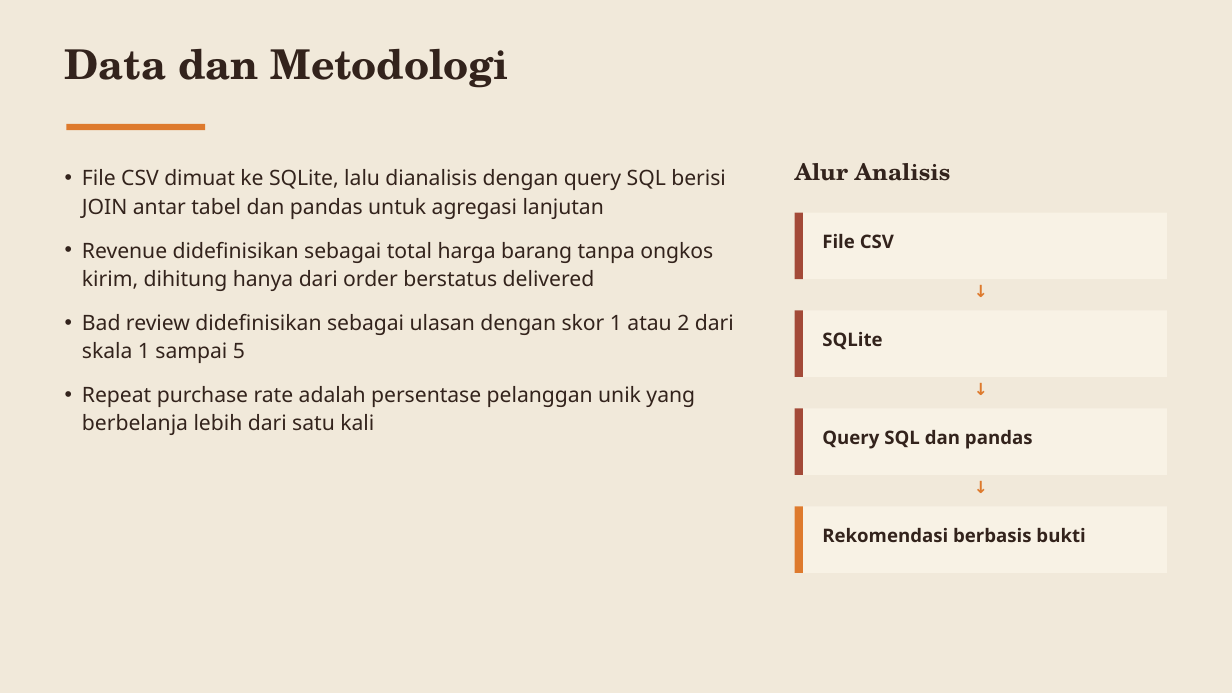
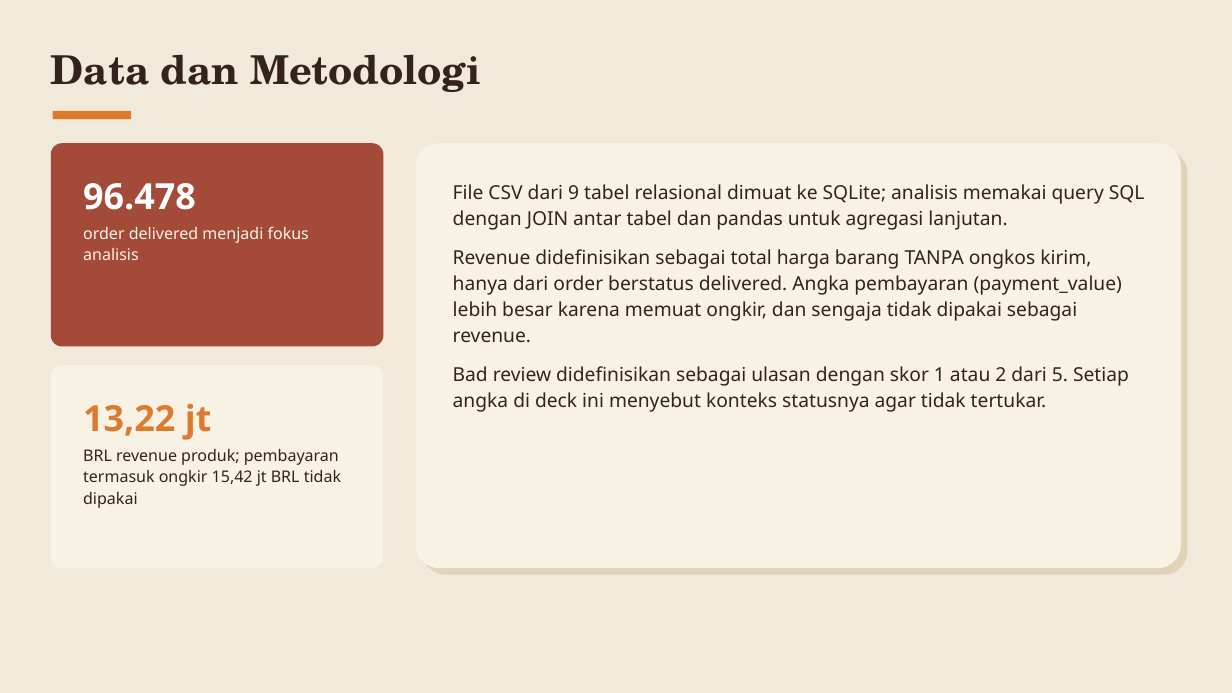
Before and after one commit to baghizash/olist-brazilian-ecommerce-analysis, a slide deck: slide 3 of Portofolio-Analisis-Ecommerce-Olist.pptx. Drawn at 1232x693 pixels with LibreOffice and Linux fonts; fonts in the diff are those of the drawing. Boxes give left, top, right and bottom in pixels: in the first picture for what was removed or moved away, otherwise in the second. Text is boxed around its words. In the diff, an @@ line names an element or a change of style, - is before the commit and + after.

```diff
--- a/Portofolio-Analisis-Ecommerce-Olist.pptx
+++ b/Portofolio-Analisis-Ecommerce-Olist.pptx
@@ text "Data dan Metodologi": place and size @@
-text "Data dan Metodologi" at bbox=[65, 48, 509, 88]
+text "Data dan Metodologi" at bbox=[51, 54, 481, 92]
@@ text "Data dan Metodologi" at bbox=[51, 54, 481, 92]: size 32 to 31 pt; line spacing 1 to 1.13; less space between paragraphs @@
@@ rounded rectangle: place and size @@
-rounded rectangle at bbox=[67, 124, 205, 130]
+rounded rectangle at bbox=[53, 111, 131, 119]
@@ rounded rectangle at bbox=[53, 111, 131, 119]: rectangle to rounded rectangle @@
@@ rounded rectangle added at bbox=[51, 143, 384, 347], fill #A34A38 @@
@@ rounded rectangle added at bbox=[416, 143, 1181, 568], fill #F8F2E5 @@
@@ rounded rectangle added at bbox=[422, 150, 1188, 575], fill #E2D2B8 @@
@@ text at bbox=[83, 183, 309, 260]: text changed; size 18 to 12.5 pt; font TeX Gyre Schola to Noto Sans; text colour #33231C to #F8F2E5; bold off @@
-Alur Analisis
+96.478
+order delivered menjadi fokus analisis
@@ text at bbox=[453, 184, 1145, 412]: text changed; size 16.5 to 15 pt @@
-• File CSV dimuat ke SQLite, lalu dianalisis dengan query SQL berisi JOIN antar tabel dan pandas untuk agregasi lanjutan
-• Revenue didefinisikan sebagai total harga barang tanpa ongkos kirim, dihitung hanya dari order berstatus delivered
-• Bad review didefinisikan sebagai ulasan dengan skor 1 atau 2 dari skala 1 sampai 5
-• Repeat purchase rate adalah persentase pelanggan unik yang berbelanja lebih dari satu kali
+File CSV dari 9 tabel relasional dimuat ke SQLite; analisis memakai query SQL dengan JOIN antar tabel dan pandas untuk agregasi lanjutan.
+Revenue didefinisikan sebagai total harga barang TANPA ongkos kirim, hanya dari order berstatus delivered. Angka pembayaran (payment_value) lebih besar karena memuat ongkir, dan sengaja tidak dipakai sebagai revenue.
+Bad review didefinisikan sebagai ulasan dengan skor 1 atau 2 dari 5. Setiap angka di deck ini menyebut konteks statusnya agar tidak tertukar.
@@ rectangle removed at bbox=[795, 213, 1167, 279] @@
@@ rectangle removed at bbox=[795, 213, 803, 279] @@
@@ text removed at bbox=[822, 234, 894, 248] @@
-File CSV
@@ text removed at bbox=[795, 281, 1167, 309] @@
-↓
@@ rectangle removed at bbox=[795, 311, 1167, 377] @@
@@ rectangle removed at bbox=[795, 311, 803, 377] @@
@@ text removed at bbox=[822, 332, 882, 349] @@
-SQLite
@@ rounded rectangle added at bbox=[51, 365, 384, 568], fill #F8F2E5 @@
@@ text removed at bbox=[795, 379, 1167, 407] @@
-↓
@@ text added at bbox=[83, 403, 341, 508], 12.5 pt, text #33231C @@
+13,22 jt
+BRL revenue produk; pembayaran termasuk ongkir 15,42 jt BRL tidak dipakai
@@ rectangle removed at bbox=[795, 409, 1167, 475] @@
@@ rectangle removed at bbox=[795, 409, 803, 475] @@
@@ text removed at bbox=[822, 430, 1033, 449] @@
-Query SQL dan pandas
@@ text removed at bbox=[795, 477, 1167, 505] @@
-↓
@@ rectangle removed at bbox=[795, 506, 1167, 573] @@
@@ rectangle removed at bbox=[795, 506, 803, 573] @@
@@ text removed at bbox=[822, 528, 1085, 542] @@
-Rekomendasi berbasis bukti
```
Also in this commit, not shown: 7 other slides changed, 2 slides added, 2 slides removed.
